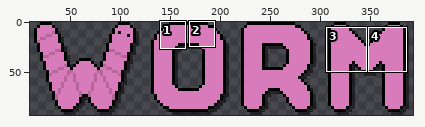
One commit to this pixel-art file: art/WormTitle.aseprite. Above, an overview of the earlier version with the close-up marked.
Close-up. Before the commit:
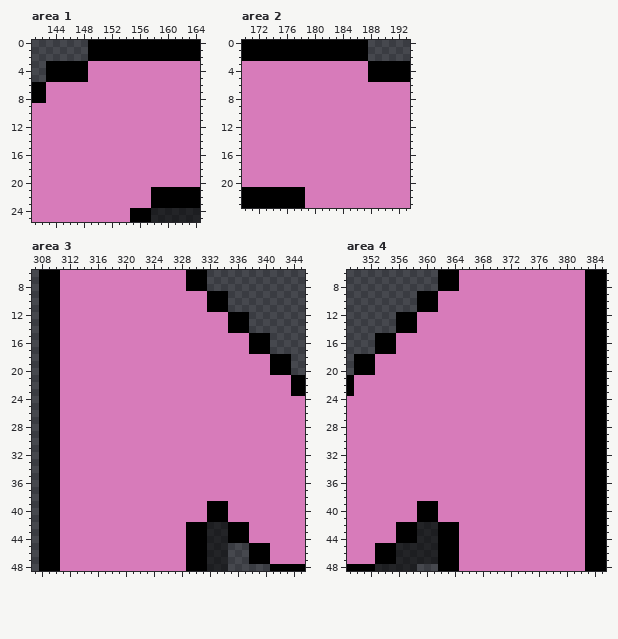
399x93 pixels, 1 frame. Shown: area 1: x 141..164, y 0..25; area 2: x 170..193, y 0..23; area 3: x 307..345, y 6..48; area 4: x 349..385, y 6..48. The wide view leaves out empty margins. The commit also changed other parts of the picture, which this record leaves out.
After:
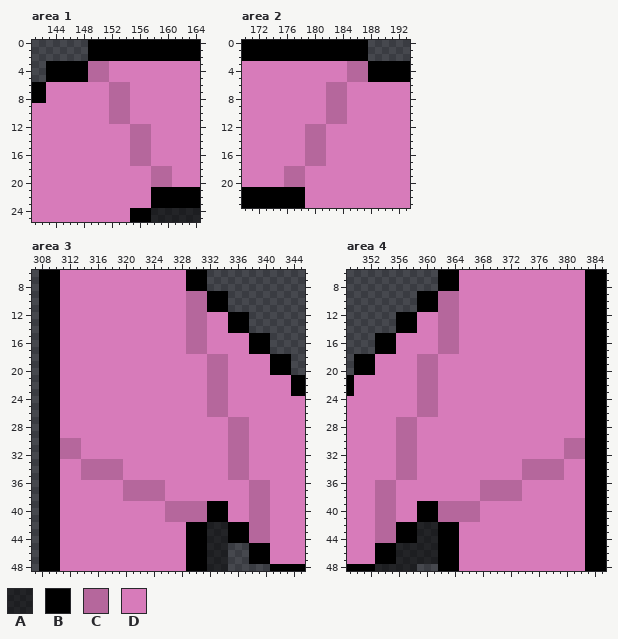
Palette (. is transparent): A #00000080  B #000000  C #b5679c  D #d77bba
Diff:
Changed rows in their new state; - is an unchanged pixel.
Area 1, layer "Fill":
first column x 149:
 3 CCC---------
 4 CCC---------
 5 CCC---------
 6 ---CCC------
 7 ---CCC------
 8 ---CCC------
 9 ---CCC------
10 ---CCC------
11 ---CCC------
12 ------CCC---
13 ------CCC---
14 ------CCC---
15 ------CCC---
16 ------CCC---
17 ------CCC---
18 ---------CCC
19 ---------CCC
20 ---------CCC
Area 2, layer "Fill":
first column x 176:
 3 ---------CCC
 4 ---------CCC
 5 ---------CCC
 6 ------CCC---
 7 ------CCC---
 8 ------CCC---
 9 ------CCC---
10 ------CCC---
11 ------CCC---
12 ---CCC------
13 ---CCC------
14 ---CCC------
15 ---CCC------
16 ---CCC------
17 ---CCC------
18 CCC---------
19 CCC---------
20 CCC---------
Area 3, layer "Fill":
first column x 311:
 9 ------------------CCC---------
10 ------------------CCC---------
11 ------------------CCC---------
12 ------------------CCC---------
13 ------------------CCC---------
14 ------------------CCC---------
15 ------------------CCC---------
16 ------------------CCC---------
17 ------------------CCC---------
18 ---------------------CCC------
19 ---------------------CCC------
20 ---------------------CCC------
21 ---------------------CCC------
22 ---------------------CCC------
23 ---------------------CCC------
24 ---------------------CCC------
25 ---------------------CCC------
26 ---------------------CCC------
27 ------------------------CCC---
28 ------------------------CCC---
29 ------------------------CCC---
30 CCC---------------------CCC---
31 CCC---------------------CCC---
32 CCC---------------------CCC---
33 ---CCCCCC---------------CCC---
34 ---CCCCCC---------------CCC---
35 ---CCCCCC---------------CCC---
36 ---------CCCCCC------------CCC
37 ---------CCCCCC------------CCC
38 ---------CCCCCC------------CCC
39 ---------------CCCCCC------CCC
40 ---------------CCCCCC------CCC
41 ---------------CCCCCC------CCC
42 ---------------------------CCC
43 ---------------------------CCC
44 ---------------------------CCC
Area 4, layer "Fill":
first column x 353:
 9 ---------CCC------------------
10 ---------CCC------------------
11 ---------CCC------------------
12 ---------CCC------------------
13 ---------CCC------------------
14 ---------CCC------------------
15 ---------CCC------------------
16 ---------CCC------------------
17 ---------CCC------------------
18 ------CCC---------------------
19 ------CCC---------------------
20 ------CCC---------------------
21 ------CCC---------------------
22 ------CCC---------------------
23 ------CCC---------------------
24 ------CCC---------------------
25 ------CCC---------------------
26 ------CCC---------------------
27 ---CCC------------------------
28 ---CCC------------------------
29 ---CCC------------------------
30 ---CCC---------------------CCC
31 ---CCC---------------------CCC
32 ---CCC---------------------CCC
33 ---CCC---------------CCCCCC---
34 ---CCC---------------CCCCCC---
35 ---CCC---------------CCCCCC---
36 CCC------------CCCCCC---------
37 CCC------------CCCCCC---------
38 CCC------------CCCCCC---------
39 CCC------CCCCCC---------------
40 CCC------CCCCCC---------------
41 CCC------CCCCCC---------------
42 CCC---------------------------
43 CCC---------------------------
44 CCC---------------------------
